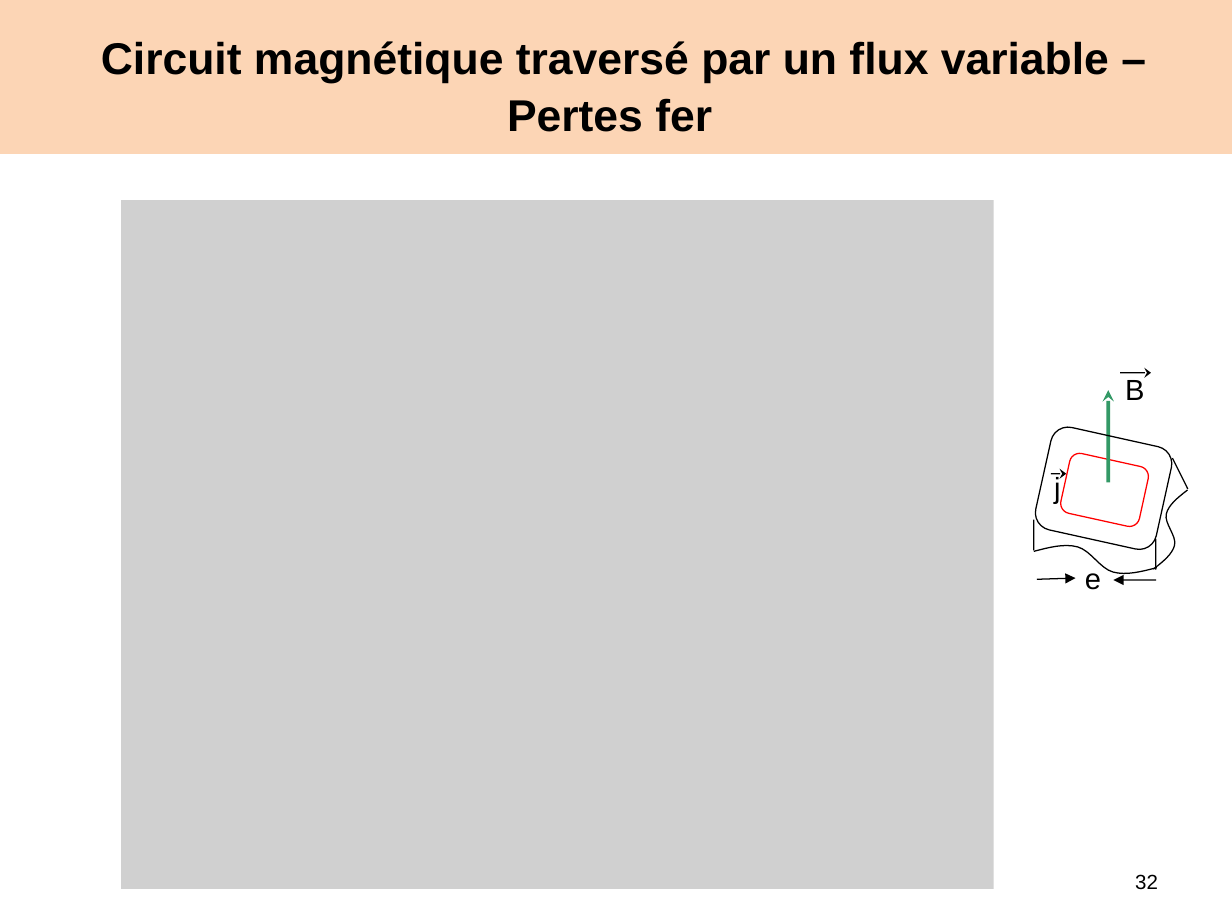
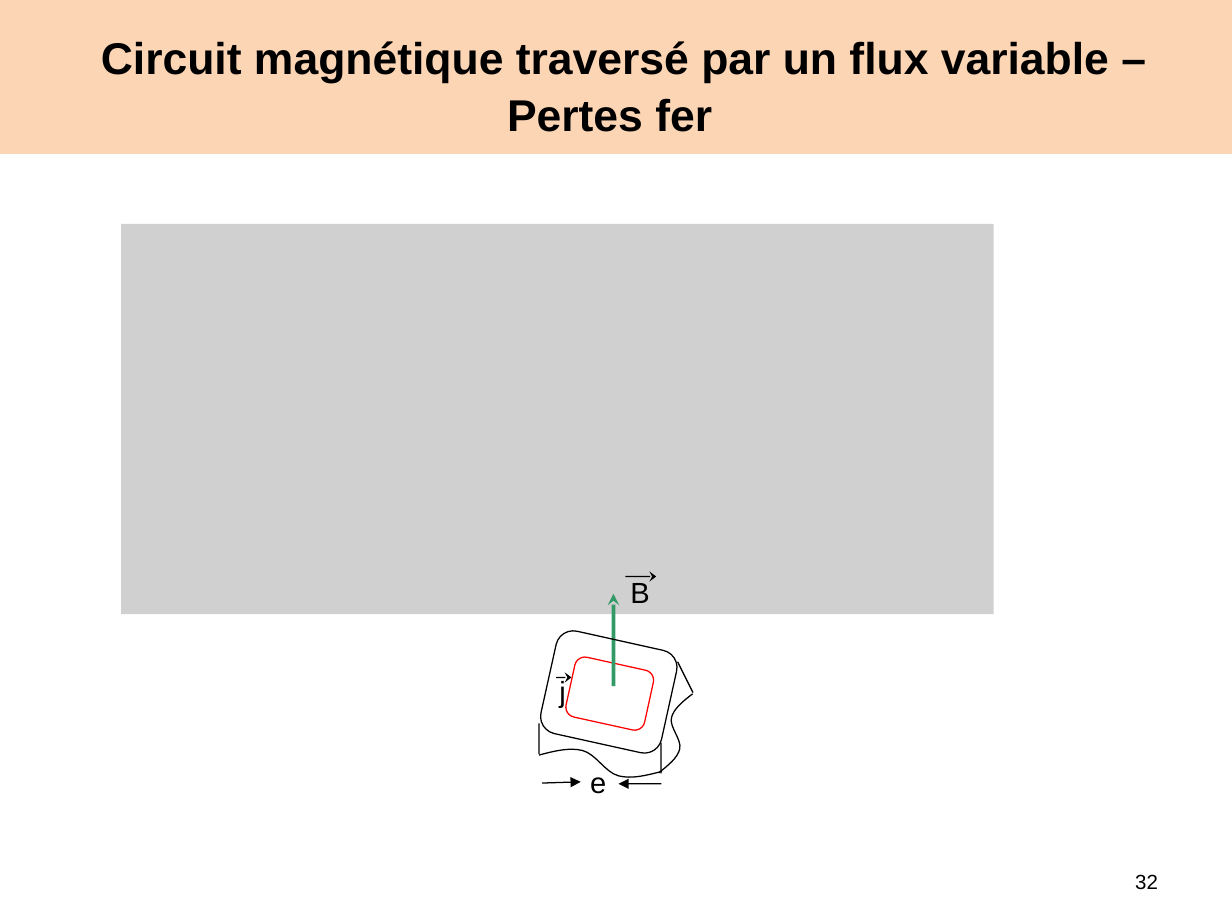
Before and after one commit to alinejmi/alinejmi.github.io, a slide deck: slide 32 of files/Chap3-circuitsmagnetiques.pptx. Drawn at 1232x924 pixels with LibreOffice and Linux fonts; fonts in the diff are those of the drawing; grey boxes stand for pictures. Boxes give left, top, right and bottom in pixels: in the first picture for what was removed or moved away, otherwise in the second. Text is boxed around its words. In the diff, an @@ line names an element or a change of style, - is before the commit and + after.

```diff
--- a/files/Chap3-circuitsmagnetiques.pptx
+++ b/files/Chap3-circuitsmagnetiques.pptx
@@ picture: place and size @@
-picture at <box>121,200,993,888</box>
+picture at <box>121,224,993,615</box>
@@ 5 arrows, 3 texts, 3 lines, 2 rounded rectangles, 2 freeform shapes: place and size @@
-5 arrows, 3 texts, 3 lines, 2 rounded rectangles, 2 freeform shapes at <box>1032,373,1188,590</box>
+5 arrows, 3 texts, 3 lines, 2 rounded rectangles, 2 freeform shapes at <box>537,577,693,794</box>
```
Also in this commit, not shown: 2 other slides changed, 1 slide added, 12 other files.
